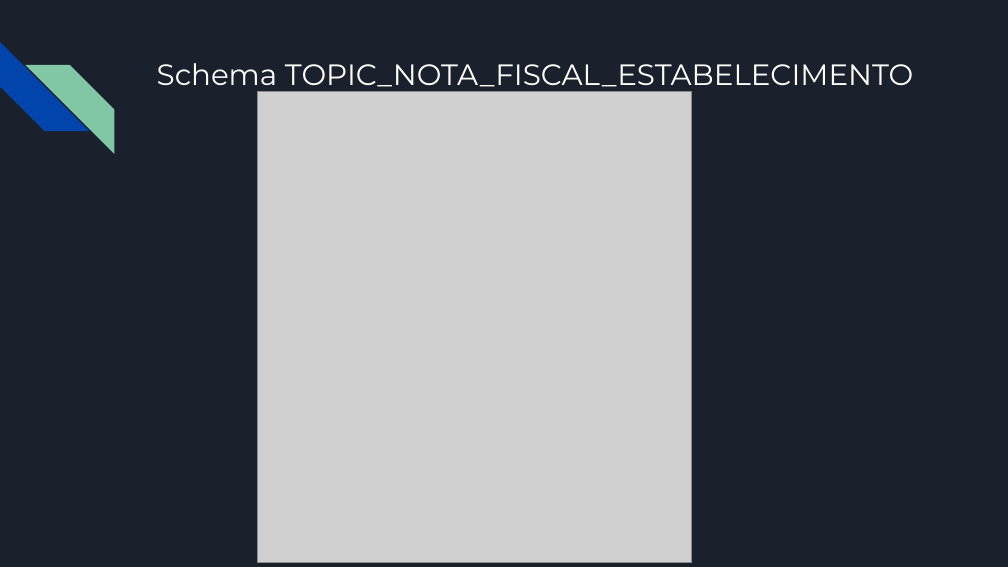
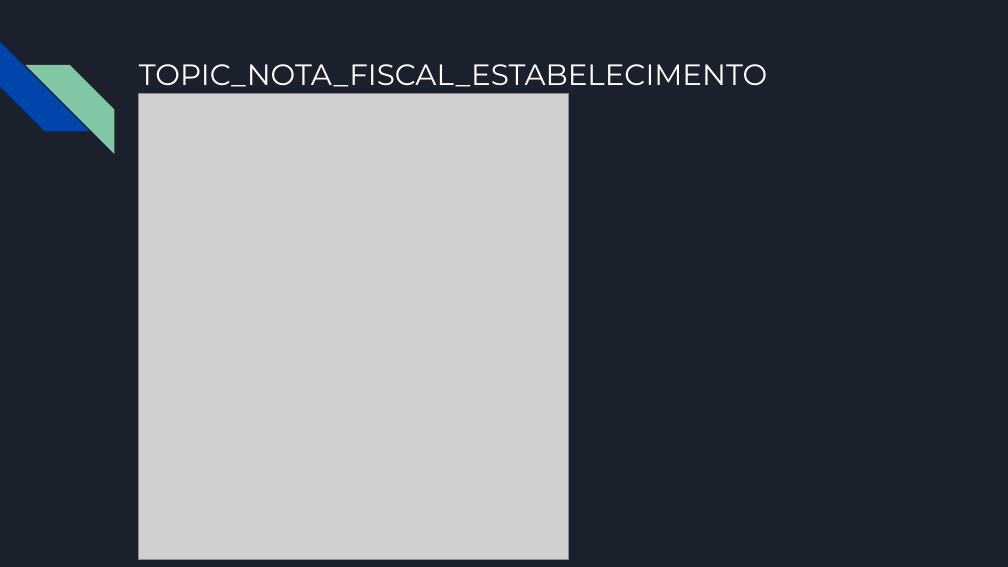
Before and after one commit to lukkasmatheu/Kafka-Broker, a slide deck: slide 7 of Ticket Car.pptx. Drawn at 1008x567 pixels with LibreOffice and Linux fonts; fonts in the diff are those of the drawing; grey boxes stand for pictures. Boxes give left, top, right and bottom in pixels: in the first picture for what was removed or moved away, otherwise in the second. Text is boxed around its words. In the diff, an @@ line names an element or a change of style, - is before the commit and + after.

```diff
--- a/Ticket Car.pptx
+++ b/Ticket Car.pptx
@@ title at [139,64,767,87]: text changed @@
-Schema TOPIC_NOTA_FISCAL_ESTABELECIMENTO
+TOPIC_NOTA_FISCAL_ESTABELECIMENTO
@@ picture: place and size @@
-picture at [257,92,691,563]
+picture at [139,93,569,558]
```
Also in this commit, not shown: 1 slide added.
